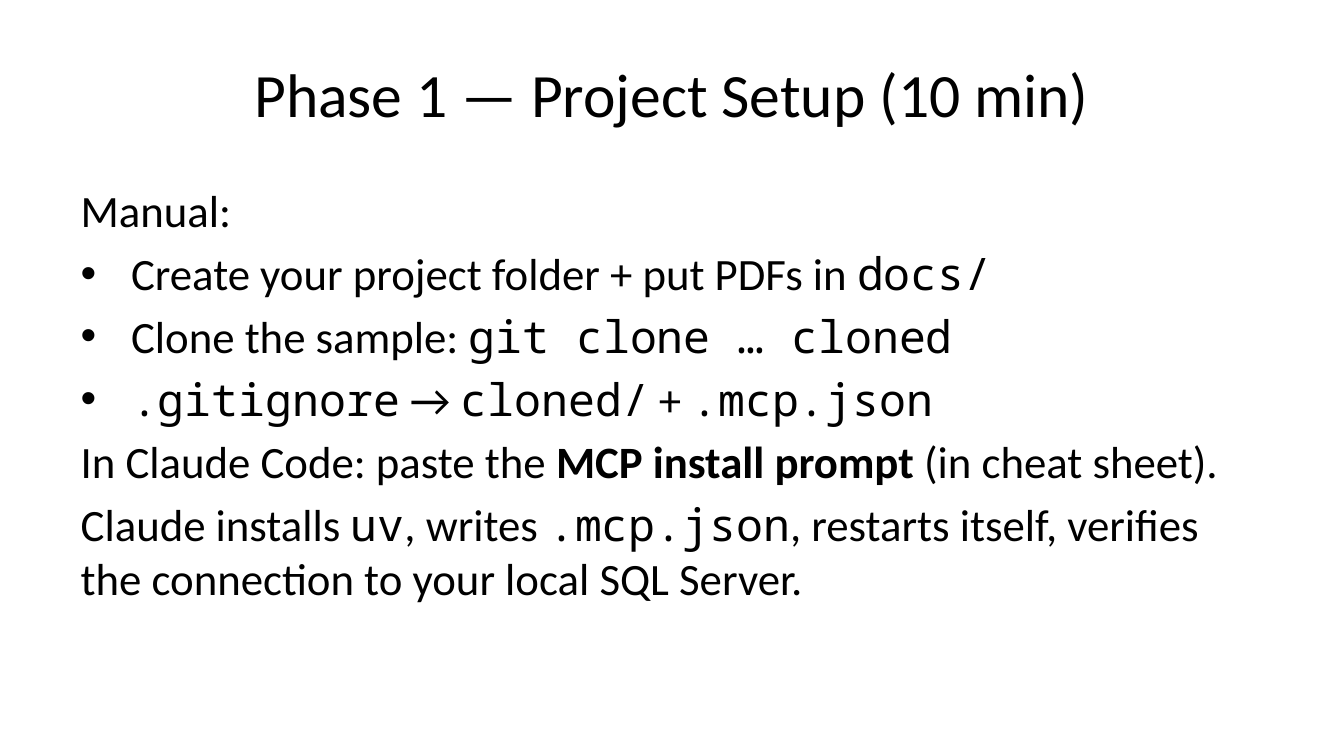
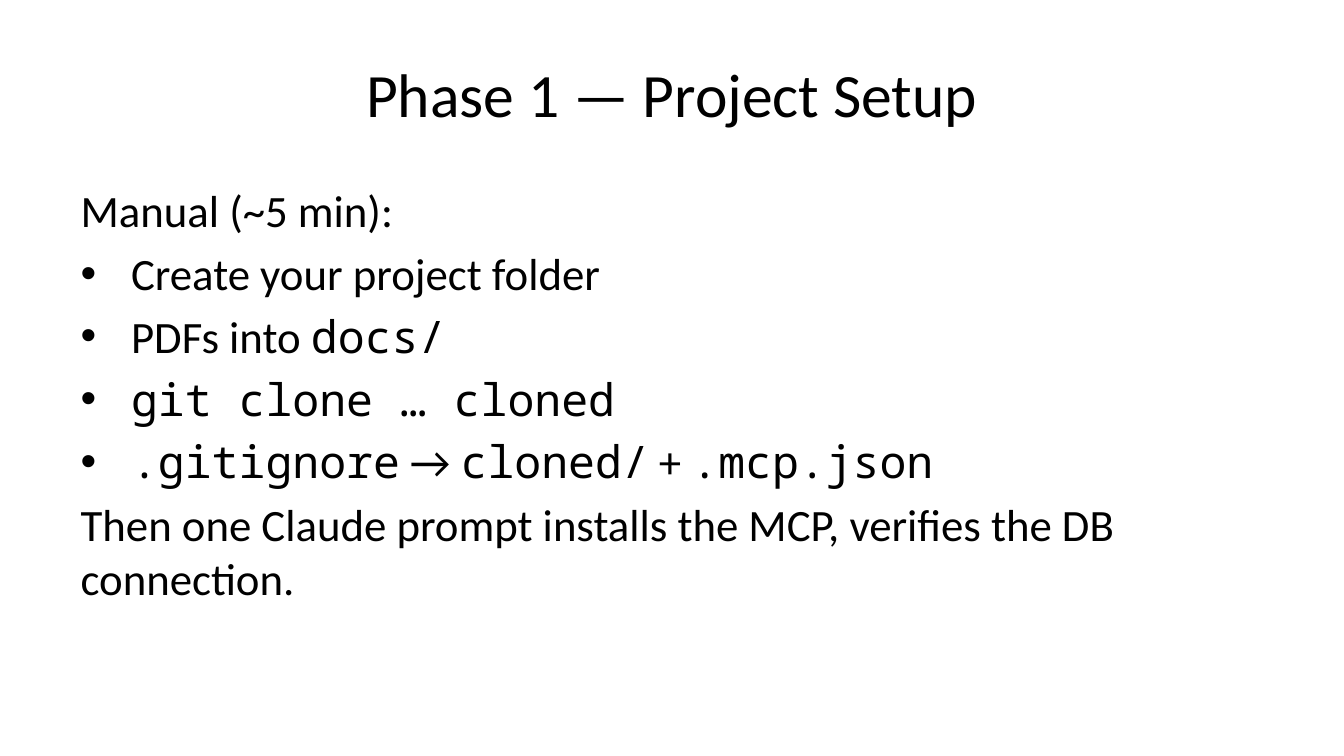
Before and after one commit to dcodish/SAD-sample-project, a slide deck: slide 9 of SLIDE_DECK.pptx (slide 6 before the commit). Drawn at 1344x756 pixels with LibreOffice and Linux fonts; fonts in the diff are those of the drawing. Boxes give left, top, right and bottom in pixels: in the first picture for what was removed or moved away, otherwise in the second. Text is boxed around its words. In the diff, an @@ line names an element or a change of style, - is before the commit and + after.

```diff
--- a/SLIDE_DECK.pptx
+++ b/SLIDE_DECK.pptx
@@ title at <box>366,74,977,128</box>: text changed @@
-Phase 1 — Project Setup (10 min)
+Phase 1 — Project Setup
@@ text at <box>81,194,615,427</box>: text changed @@
-Manual:
-• Create your project folder + put PDFs in docs/
-• Clone the sample: git clone … cloned
+Manual (~5 min):
+• Create your project folder
+• PDFs into docs/
+• git clone … cloned
@@ text at <box>81,510,1114,596</box>: text changed @@
-In Claude Code: paste the MCP install prompt (in cheat sheet).
-Claude installs uv, writes .mcp.json, restarts itself, verifies the connection to your local SQL Server.
+Then one Claude prompt installs the MCP, verifies the DB connection.
```
Also in this commit, not shown: 17 other slides changed, 7 slides added, 2 other files.
